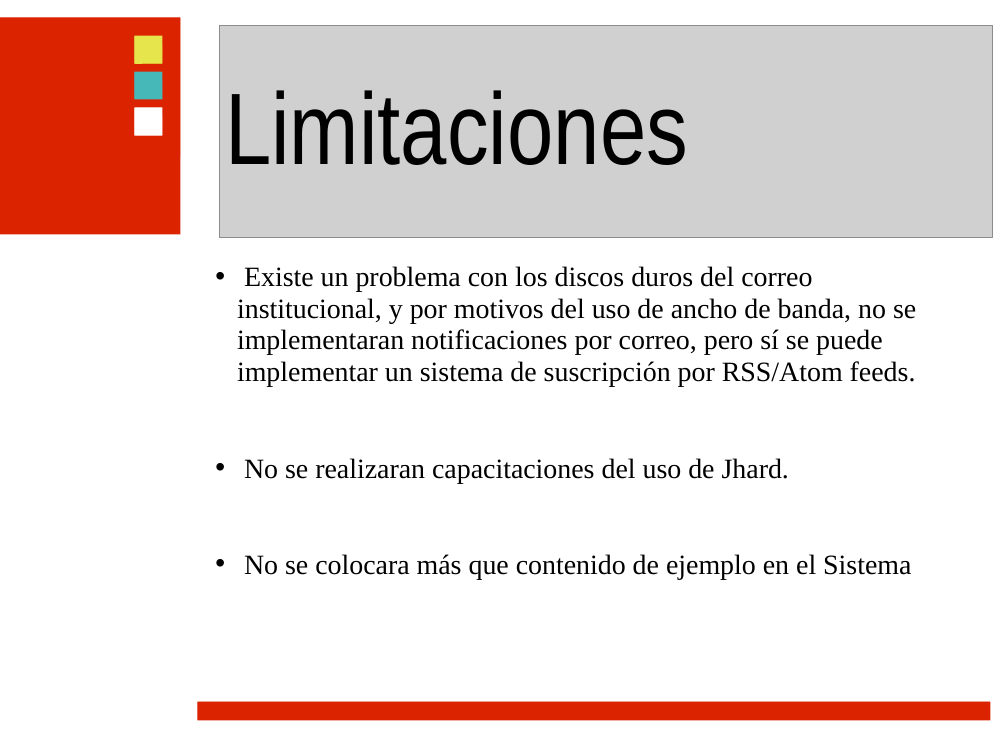
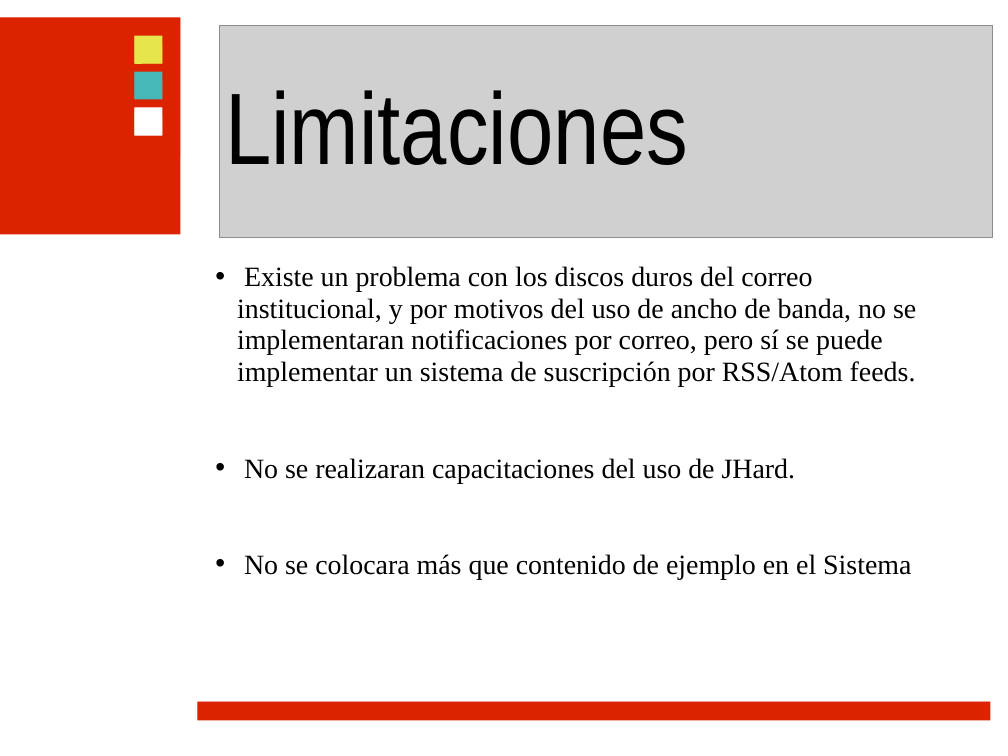
Before and after one commit to ramayac/jhard, a slide deck: slide 15 of presentaciones/primera defensa/jhard.ppt. Drawn at 1008x756 pixels with LibreOffice and Linux fonts; fonts in the diff are those of the drawing; grey boxes stand for pictures; background and template pictures are left out. Boxes give left, top, right and bottom in pixels: in the first picture for what was removed or moved away, otherwise in the second. Text is boxed around its words. In the diff, an @@ line names an element or a change of style, - is before the commit and + after.

```diff
--- a/presentaciones/primera defensa/jhard.ppt
+++ b/presentaciones/primera defensa/jhard.ppt
@@ text at (x1=244, y1=458, x2=796, y2=483): text changed @@
-• No se realizaran capacitaciones del uso de Jhard.
+• No se realizaran capacitaciones del uso de JHard.
```
Also in this commit, not shown: 3 other slides changed, 1 slide removed.
